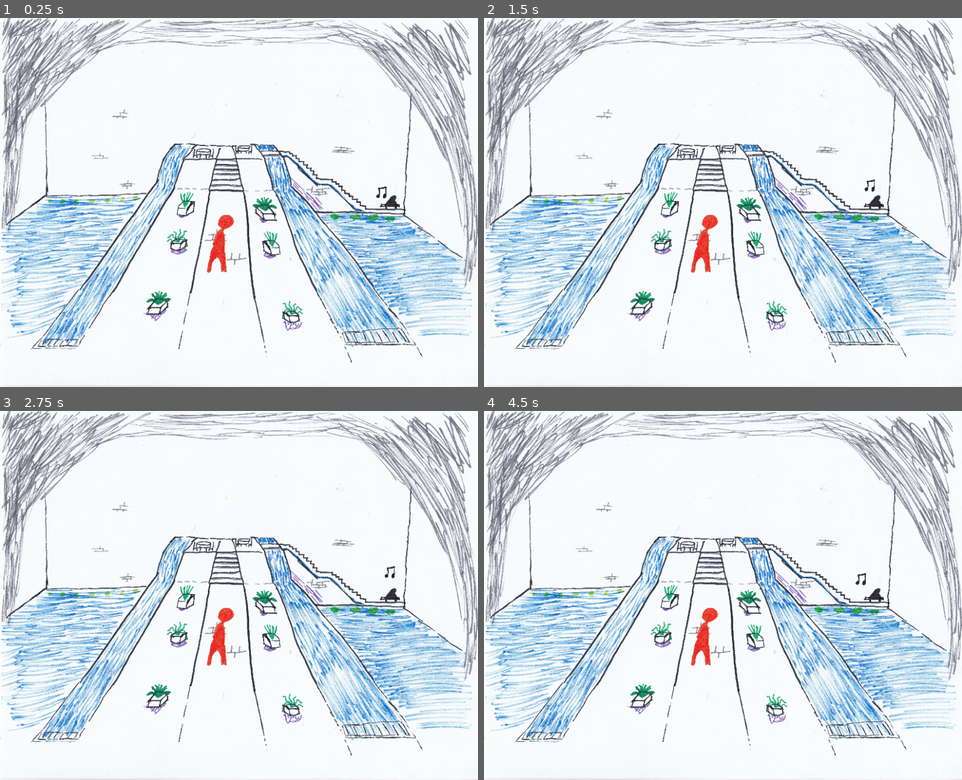
Above: before the commit, frames 1-4 (two rows, left to right).
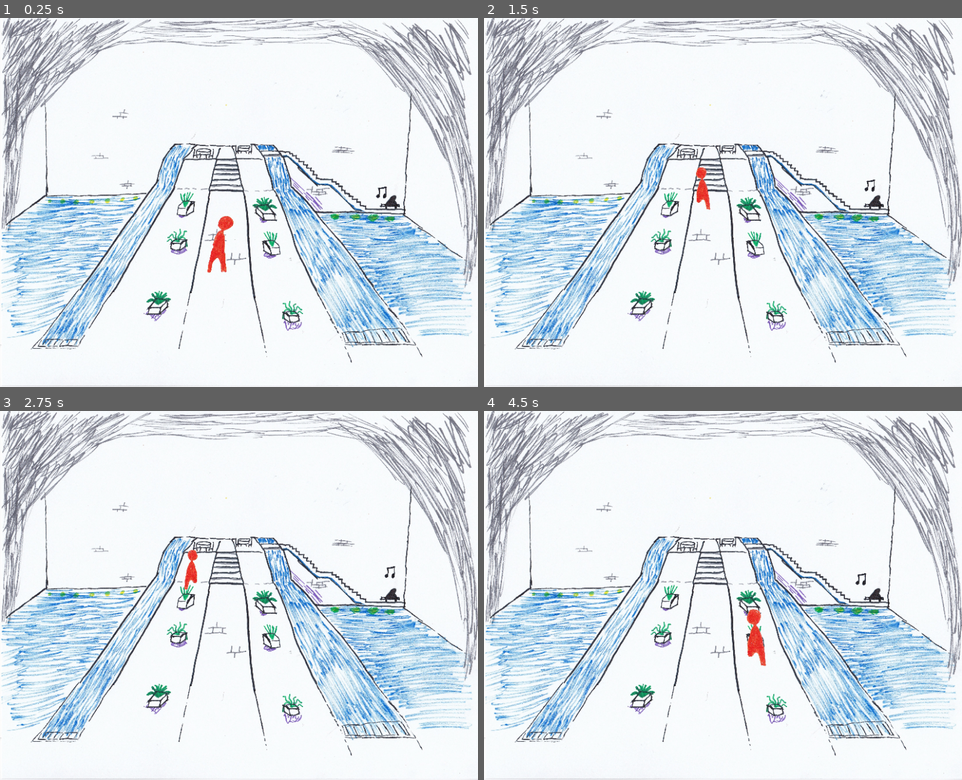
Above: after the commit, the same moments.

Repository: Swepedia/Flatgame
Game: Godot game, scene res://Entrance.tscn
Same seed, same stepped clock (60 frames per second), same inputs: the game is played once before the commit and once after it.
Inputs (mouse positions are in pixels of both pictures, inside the frame that each line leads up to):
- Up to frame 1 (0.25 s): no input
- Up to frame 2 (1.5 s): move the mouse to (713, 132) at 0.52 s; click (713, 132) at 0.67 s; move the mouse to (627, 220) at 1.27 s; click (627, 220) at 1.42 s
- Up to frame 3 (2.75 s): move the mouse to (286, 514) at 2.02 s; click (286, 514) at 2.17 s
- Up to frame 4 (4.5 s): move the mouse to (699, 669) at 2.77 s; click (699, 669) at 2.92 s; move the mouse to (866, 650) at 3.52 s; click (866, 650) at 3.67 s; move the mouse to (579, 540) at 4.27 s; click (579, 540) at 4.42 s

The runs differ from the first frame. In frame 1, 0.1% of the frame differs, in the area x 43-50%, y 53-70%; in frame 2, 0.6%; in frame 3, 0.6%; in frame 4, 0.8%, in the area x 43-60%, y 53-70%.

Commit message:
Add moving functionality to the player
The player now moves where you click!

Diff:
--- a/Scripts/Entrance.gd
+++ b/Scripts/Entrance.gd
@@ -18,3 +18,9 @@
 func _on_Dining_leave():
 	dining_arrow.hide()
 	dining_sign.hide()
+
+func _input(event):
+	if event is InputEventMouseButton:
+		if event.button_index == BUTTON_LEFT and event.pressed:
+			var path = $Navigation2D.get_simple_path($Player.position, event.position)
+			$Player.path = path
--- a/Scripts/Player.gd
+++ b/Scripts/Player.gd
@@ -1,7 +1,36 @@
 extends Node2D
+
+var speed = 50
+var path : = PoolVector2Array()
+var prelim = true
 
 func _ready():
 	idle()
+
+func _process(delta):
+	var y_coord = self.position.y
+	scale = Vector2(y_coord / 2000, y_coord / 2000)
+	speed = pow(y_coord, 2) / 1000
+
+	# Calculate the movement distance for this frame
+	var distance_to_walk = speed * delta
+
+	# Move the player along the path until he has run out of movement or the path ends.
+	while distance_to_walk > 0 and path.size() > 0:
+		walk()
+		var distance_to_next_point = position.distance_to(path[0])
+		if distance_to_walk <= distance_to_next_point:
+			# The player does not have enough movement left to get to the next point.
+			position += position.direction_to(path[0]) * distance_to_walk
+		else:
+			# The player get to the next point
+			position = path[0]
+			path.remove(0)
+		# Update the distance to walk
+		distance_to_walk -= distance_to_next_point
+
+	if path.size() == 0:
+		idle()
 
 func walk():
 	$AnimatedSprite.play("walk")
